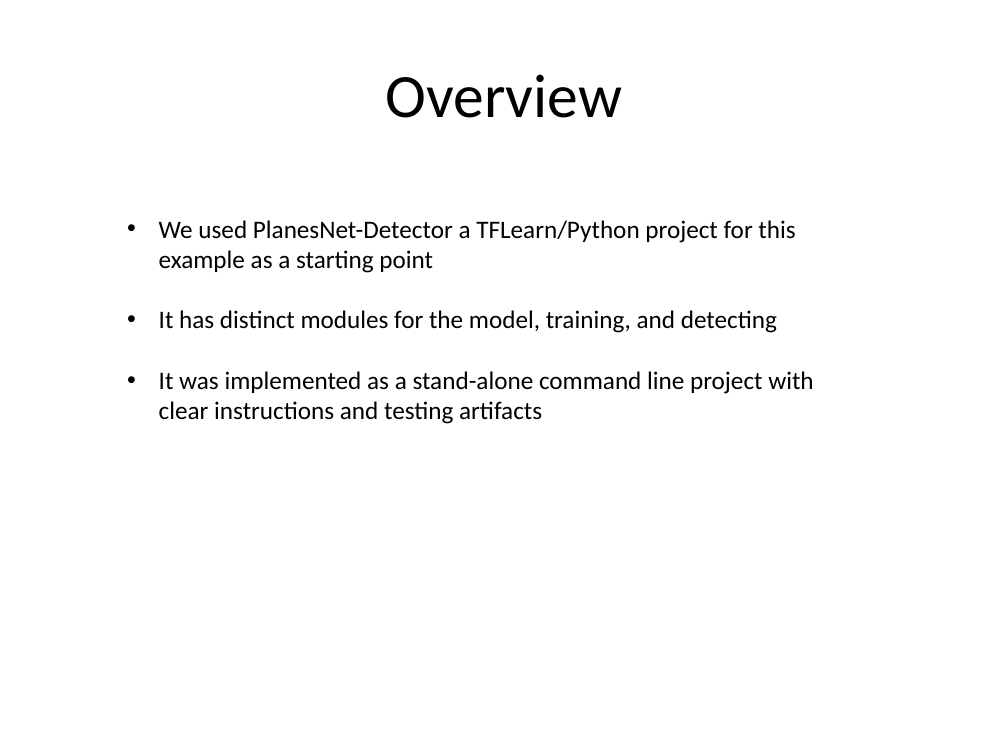
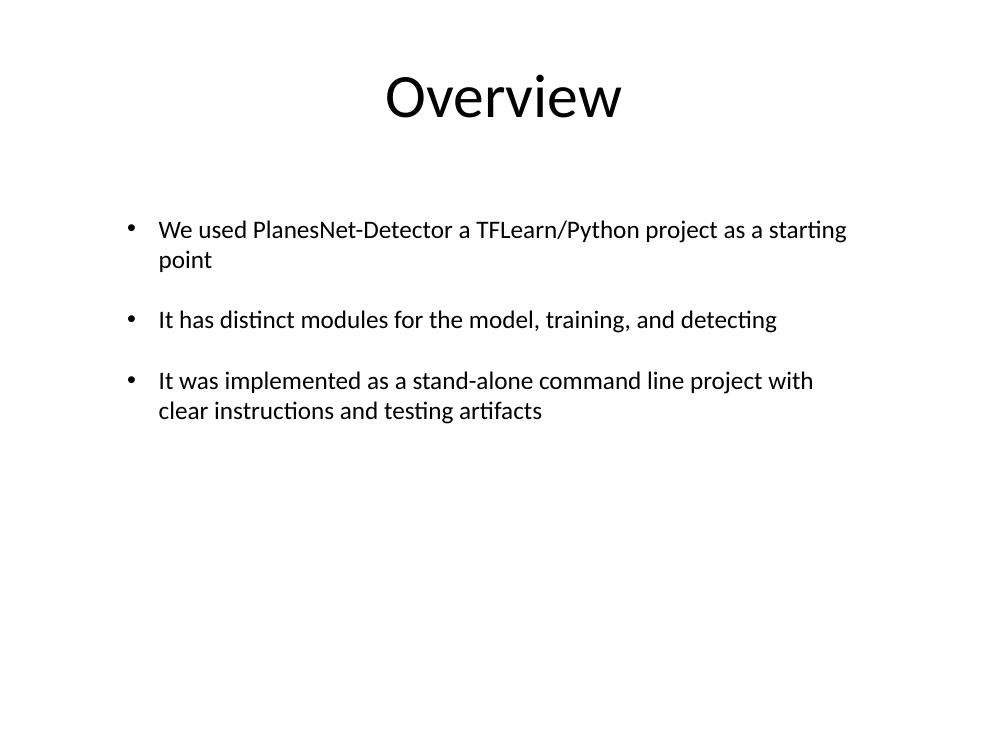
Before and after one commit to kskalvar/aws-sagemaker-planesnet-tflearn-bring-your-own-container, a slide deck: slide 5 of slides/AWS-Sagemaker-Planesnet-TFLearn-Bring-Your-Own-Container.pptx. Drawn at 1008x756 pixels with LibreOffice and Linux fonts; fonts in the diff are those of the drawing. Boxes give left, top, right and bottom in pixels: in the first picture for what was removed or moved away, otherwise in the second. Text is boxed around its words. In the diff, an @@ line names an element or a change of style, - is before the commit and + after.

```diff
--- a/slides/AWS-Sagemaker-Planesnet-TFLearn-Bring-Your-Own-Container.pptx
+++ b/slides/AWS-Sagemaker-Planesnet-TFLearn-Bring-Your-Own-Container.pptx
@@ text at (159,220,847,272): text changed @@
-• We used PlanesNet-Detector a TFLearn/Python project for this example as a starting point
+• We used PlanesNet-Detector a TFLearn/Python project as a starting point
```
Also in this commit, not shown: 5 other slides changed, 1 slide added.
